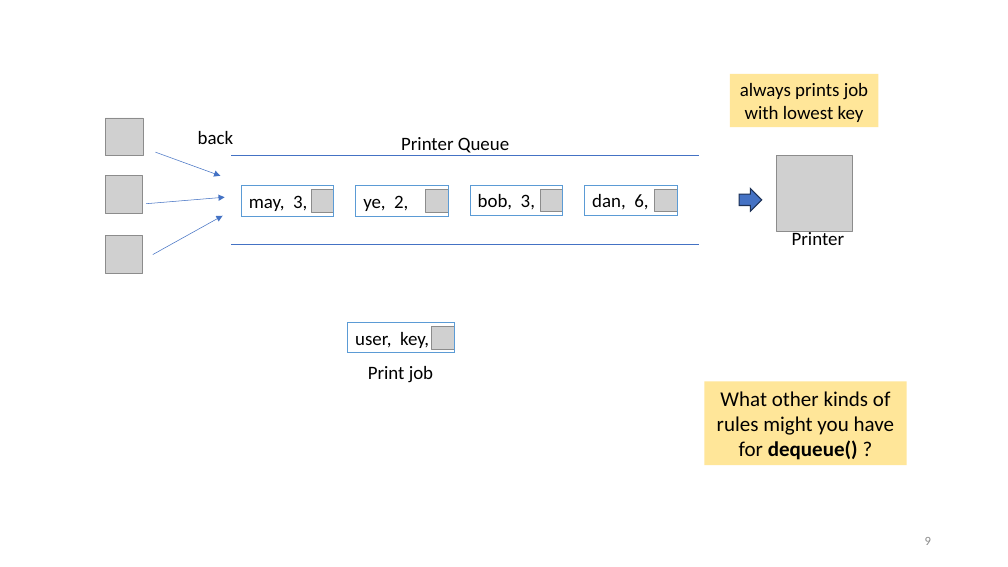
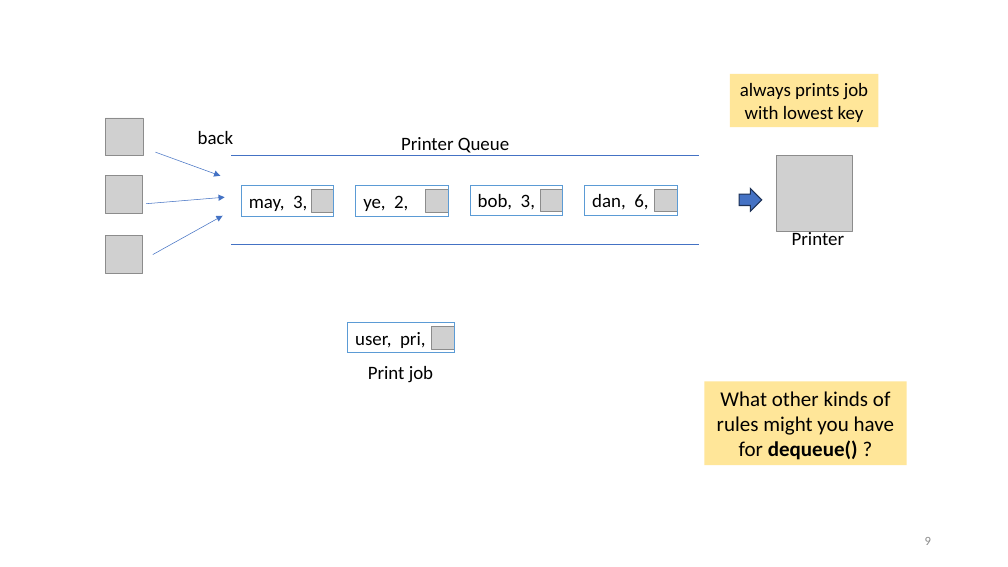
Before and after one commit to tjd1234/cmpt225fall2023, a slide deck: slide 9 of lecture_notes/week7/week7_priority_queues.pptx. Drawn at 1008x567 pixels with LibreOffice and Linux fonts; fonts in the diff are those of the drawing; grey boxes stand for pictures. Boxes give left, top, right and bottom in pixels: in the first picture for what was removed or moved away, otherwise in the second. Text is boxed around its words. In the diff, an @@ line names an element or a change of style, - is before the commit and + after.

```diff
--- a/lecture_notes/week7/week7_priority_queues.pptx
+++ b/lecture_notes/week7/week7_priority_queues.pptx
@@ text at [355,332,426,348]: text changed @@
-user, key,
+user, pri,
```
Also in this commit, not shown: 23 other slides changed.
